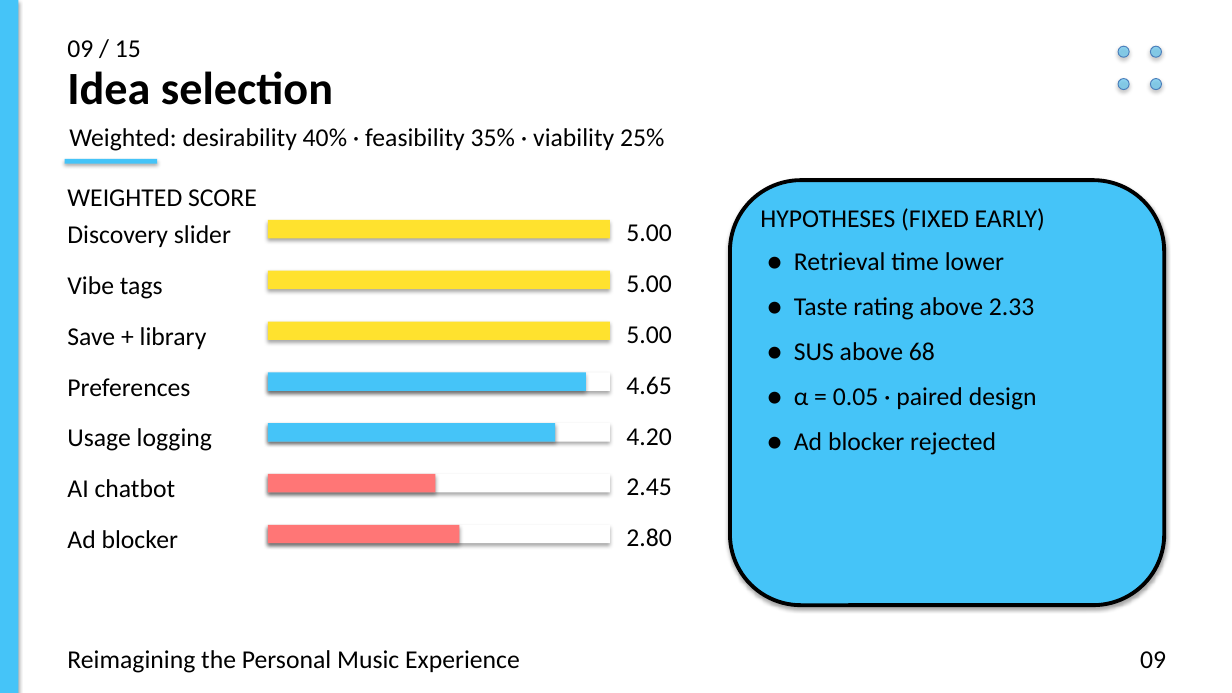
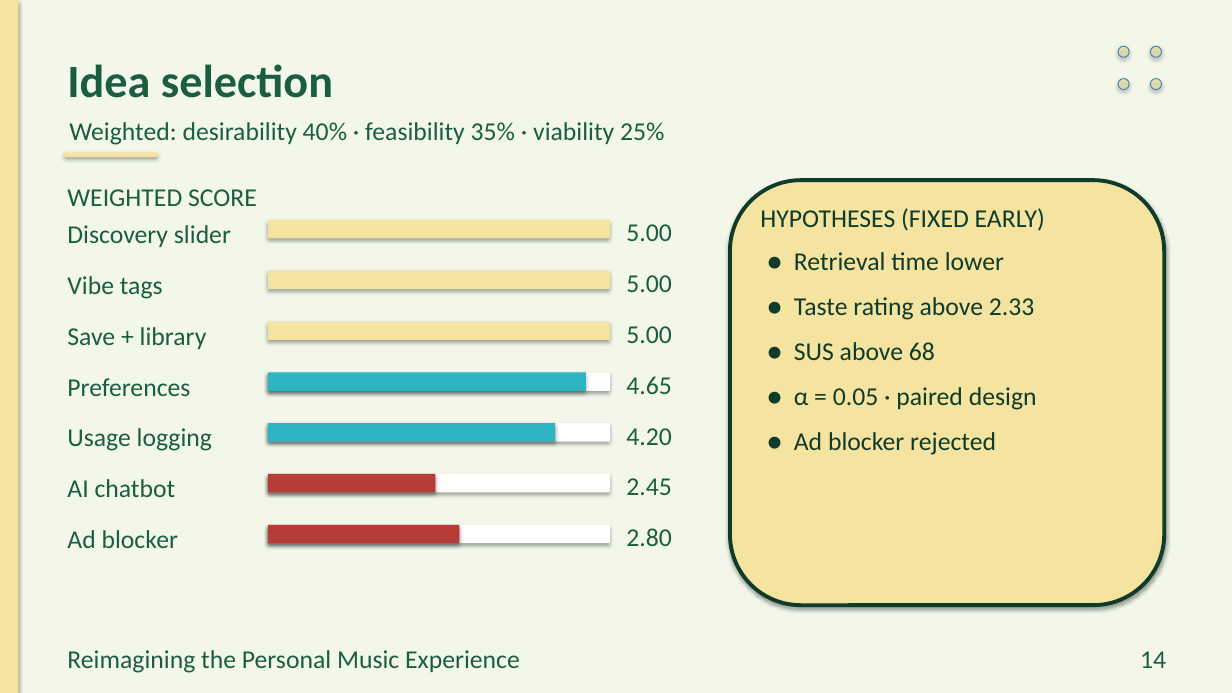
Before and after one commit to preet-kamdar/design-thinking-sem3, a slide deck: slide 14 of docs/Presentation.pptx (slide 9 before the commit). Drawn at 1232x693 pixels with LibreOffice and Linux fonts; fonts in the diff are those of the drawing. Boxes give left, top, right and bottom in pixels: in the first picture for what was removed or moved away, otherwise in the second. Text is boxed around its words. In the diff, an @@ line names an element or a change of style, - is before the commit and + after.

```diff
--- a/docs/Presentation.pptx
+++ b/docs/Presentation.pptx
@@ rectangle at (x1=0, y1=0, x2=1232, y2=693): fill #FFFFFF to #F2F7EA @@
@@ rectangle at (x1=0, y1=0, x2=18, y2=693): fill #45C4F8 to #F5E3A0 @@
@@ text removed at (x1=67, y1=40, x2=141, y2=57) @@
-09 / 15
@@ fill #45C4F8 at 55% opacity to #F5E3A0 at 55% opacity in 4 elements at (x1=1118, y1=46, x2=1129, y2=57), (x1=1151, y1=46, x2=1162, y2=57), (x1=1118, y1=79, x2=1129, y2=90), (x1=1151, y1=79, x2=1162, y2=90) @@
@@ text colour #000000 to #1B5E3F in 18 elements at (x1=67, y1=189, x2=257, y2=206), (x1=67, y1=225, x2=231, y2=247), (x1=626, y1=224, x2=672, y2=241), (x1=67, y1=276, x2=163, y2=299), (x1=626, y1=275, x2=672, y2=292), (x1=67, y1=327, x2=207, y2=349), (x1=626, y1=326, x2=672, y2=343), (x1=67, y1=378, x2=190, y2=396), (x1=626, y1=376, x2=672, y2=394), (x1=67, y1=428, x2=212, y2=451), (x1=626, y1=428, x2=672, y2=445), (x1=67, y1=479, x2=176, y2=497), (x1=626, y1=478, x2=672, y2=495), (x1=67, y1=530, x2=178, y2=548), (x1=626, y1=528, x2=672, y2=546), (x1=67, y1=650, x2=520, y2=673), (x1=67, y1=64, x2=333, y2=98), (x1=69, y1=122, x2=664, y2=145) @@
@@ rectangle at (x1=65, y1=152, x2=157, y2=157): fill #45C4F8 to #F5E3A0 @@
@@ rectangle moved from (x1=65, y1=159, x2=157, y2=164) to (x1=65, y1=152, x2=157, y2=157) @@
@@ rounded rectangle at (x1=730, y1=180, x2=1165, y2=605): fill #45C4F8 to #F5E3A0; outline #000000 3 pt to #0E3B2A 3 pt @@
@@ text "HYPOTHESES (FIXED EARLY)" at (x1=760, y1=208, x2=1045, y2=231): text colour #000000 to #0E3B2A @@
@@ text "● Retrieval time lower" at (x1=794, y1=252, x2=1034, y2=360): text colour #000000 to #0E3B2A @@
@@ fill #FFE22E to #F5E3A0 in 3 elements at (x1=268, y1=220, x2=610, y2=238), (x1=268, y1=271, x2=610, y2=289), (x1=268, y1=322, x2=610, y2=340) @@
@@ rectangle at (x1=268, y1=372, x2=586, y2=391): fill #45C4F8 to #2FB4C2 @@
@@ rectangle at (x1=268, y1=423, x2=555, y2=442): fill #45C4F8 to #2FB4C2 @@
@@ rectangle at (x1=268, y1=474, x2=435, y2=493): fill #FF7676 to #B73B36 @@
@@ rectangle at (x1=268, y1=525, x2=459, y2=543): fill #FF7676 to #B73B36 @@
@@ text at (x1=1140, y1=651, x2=1166, y2=668): text changed; text colour #000000 to #1B5E3F @@
-09
+14
```
Also in this commit, not shown: 14 other slides changed, 5 slides added, 18 other files.
